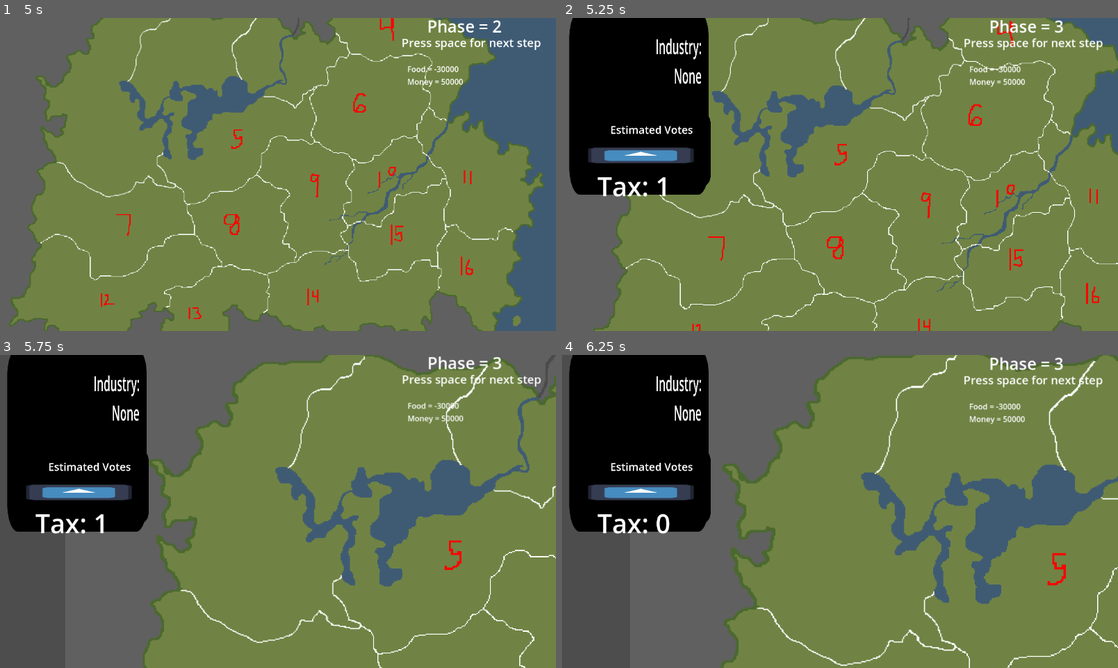
Above: before the commit, frames 1-4 (two rows, left to right).
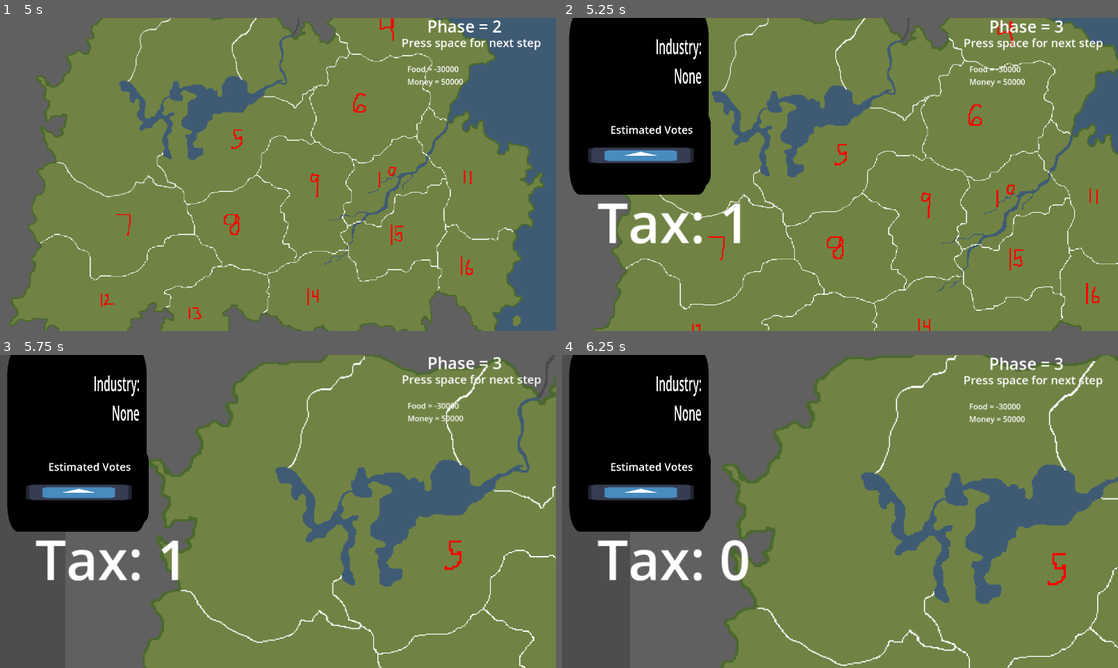
Above: after the commit, the same moments.

Repository: mccoogp/WeatherInc
Game: Godot game, scene res://world.tscn
Two runs of this game, one before a commit and one after it. Both use one fixed random seed, a clock stepped at 60 frames per second and the inputs below. The engine's default icon, where the game draws it, is replaced by a stand-in: a white triangle on a blue panel in a dark square.
Inputs (mouse positions are in pixels of both pictures, inside the frame that each line leads up to):
- Up to frame 1 (5 s): click "Updates" at 0.5 s; tap Space at 1.25, 1.52, 2, 2.27, 2.75, 3.5, 3.77, 4.25, 4.52 s; move the mouse to (400, 158) at 1.27 s; hold Right 1.28-2.03 s; hold X 1.28-2.03 s; click (400, 158) at 1.42 s; move the mouse to (166, 190) at 2.02 s; hold Down 2.03-2.78 s; tap Enter at 2.1 s; click (166, 190) at 2.17 s; move the mouse to (333, 105) at 2.77 s; hold Right 2.78-3.53 s; hold Backspace 2.78-3.53 s; click (333, 105) at 2.92 s; move the mouse to (250, 237) at 3.52 s; hold Up 3.53-4.28 s; tap X at 3.6 s; click (250, 237) at 3.67 s; move the mouse to (444, 221) at 4.27 s; hold Left from 4.28 s (still down); hold Enter from 4.28 s (still down); click (444, 221) at 4.42 s; tap Escape at 4.9 s
- Up to frame 2 (5.25 s): keep holding Left; tap Space at 5 s; move the mouse to (673, 127) at 5.02 s; release Enter at 5.03 s; tap Backspace at 5.1 s; click (673, 127) at 5.17 s
- Up to frame 3 (5.75 s): keep holding Left; tap Space at 5.27 s
- Up to frame 4 (6.25 s): move the mouse to (867, 511) at 5.77 s; release Left at 5.78 s; hold Down from 5.78 s (still down); hold X from 5.78 s (still down); click (867, 511) at 5.92 s

Frame 1 is identical in both runs. In frame 2, 1.3% of the frame differs, in the area x 6-33%, y 50-73%; in frame 3, 1.3%; in frame 4, 1.5%, in the area x 6-34%, y 50-73%.
Error before the commit: Invalid access to property or key 'extra' on a base object of type 'null instance'. (res://tax_label.gd:7)

Commit message:
Qol changes
tax label now attached to popularity, and esc key can now be used to exit the district menu

Diff:
--- a/tax_label.gd
+++ b/tax_label.gd
@@ -3,5 +3,4 @@
 
 # Called when the node enters the scene tree for the first time.
 func _input(event):
-	if event is InputEventMouseButton:
-		position.y = 1138.002 + 350 * $DistrictMenu/Popularity.extra
+	pass
--- a/world.gd
+++ b/world.gd
@@ -115,7 +115,7 @@
 							None"
 							$DistrictMenu/Popularity.extra = 0
 							$DistrictMenu/Industry/Label2.text = ""
-							$DistrictMenu/Tax_Label.text = "Tax: " + str(districts[zoom].tax)
+							$DistrictMenu/Popularity/Tax_Label.text = "Tax: " + str(districts[zoom].tax)
 						else:
 							$DistrictMenu/Industry/Sprite2D.texture = load("res://icons/" + posprod[curprod] + ".png")
 							$DistrictMenu/Industry/Label.text = "Industry:
@@ -179,11 +179,11 @@
 									$DistrictMenu/Industry/Label2.text = ""
 					if Input.is_key_pressed(KEY_UP):
 						districts[zoom].newtax += 0.5
-						$DistrictMenu/Tax_Label.text = "Tax: " + str(districts[zoom].newtax)
+						$DistrictMenu/Popularity/Tax_Label.text = "Tax: " + str(districts[zoom].newtax)
 					if Input.is_key_pressed(KEY_DOWN):
 						districts[zoom].newtax -= 0.5
 						print((districts[zoom]).newtax)
-						$DistrictMenu/Tax_Label.text = "Tax: " + str(districts[zoom].newtax)
+						$DistrictMenu/Popularity/Tax_Label.text = "Tax: " + str(districts[zoom].newtax)
 					if curprod > 0:
 						if Input.is_key_pressed(KEY_X):
 							if posprod[curprod] in districts[zoom].product:
@@ -248,6 +248,12 @@
 									" + posprod[curprod]
 									$DistrictMenu/Industry/Label.text += "
 									Press x to remove"
+
+				if event is InputEventKey and event.pressed:
+					if Input.is_key_pressed(KEY_ESCAPE):
+						cameracenter =  Vector2(420, 297)
+						camerazoom = 1
+						zoom = -1
 
 				if event is InputEventMouseButton:
 					if event.button_index == MOUSE_BUTTON_LEFT and event.pressed:
@@ -302,4 +308,4 @@
 			$DistrictMenu.visible = true
 			$DistrictMenu.position = $Camera2D.position + Vector2(-409, -184)/$Camera2D.zoom.x
 			$DistrictMenu.scale = Vector2(0.15,0.15)/$Camera2D.zoom.x
-			$DistrictMenu/Tax_Label.text = "Tax: " + str(districts[zoom].newtax)
+			$DistrictMenu/Popularity/Tax_Label.text = "Tax: " + str(districts[zoom].newtax)
--- a/world.tscn
+++ b/world.tscn
@@ -193,16 +193,16 @@
 vertical_alignment = 1
 metadata/_edit_use_anchors_ = true
 
-[node name="Tax_Label" type="Label" parent="DistrictMenu"]
+[node name="Tax_Label" type="Label" parent="DistrictMenu/Popularity"]
 anchors_preset = -1
 anchor_left = -605.0
 anchor_top = 1245.65
 anchor_right = -605.0
 anchor_bottom = 1245.65
-offset_left = -20.0
-offset_top = -107.647
-offset_right = -15.0
-offset_bottom = 131.353
+offset_left = 725767.0
+offset_top = -1.49465e+06
+offset_right = 725772.0
+offset_bottom = -1.49442e+06
 scale = Vector2(4, 4)
 label_settings = SubResource("LabelSettings_luws0")
 script = ExtResource("13_6327v")
